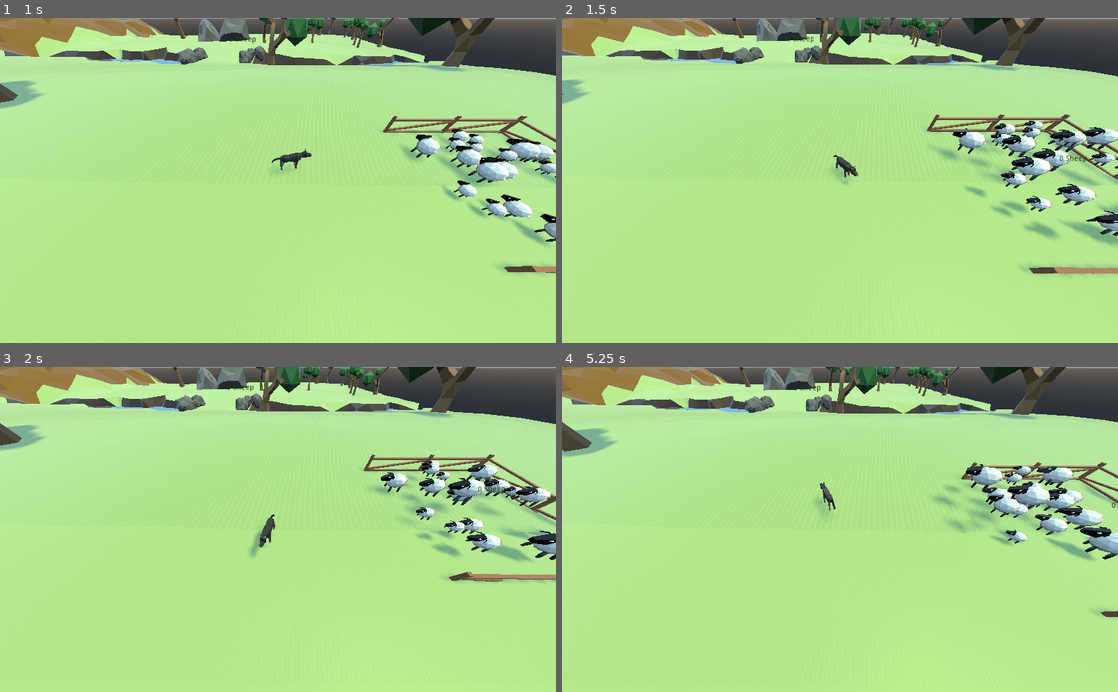
Above: before the commit, frames 1-4 (two rows, left to right).
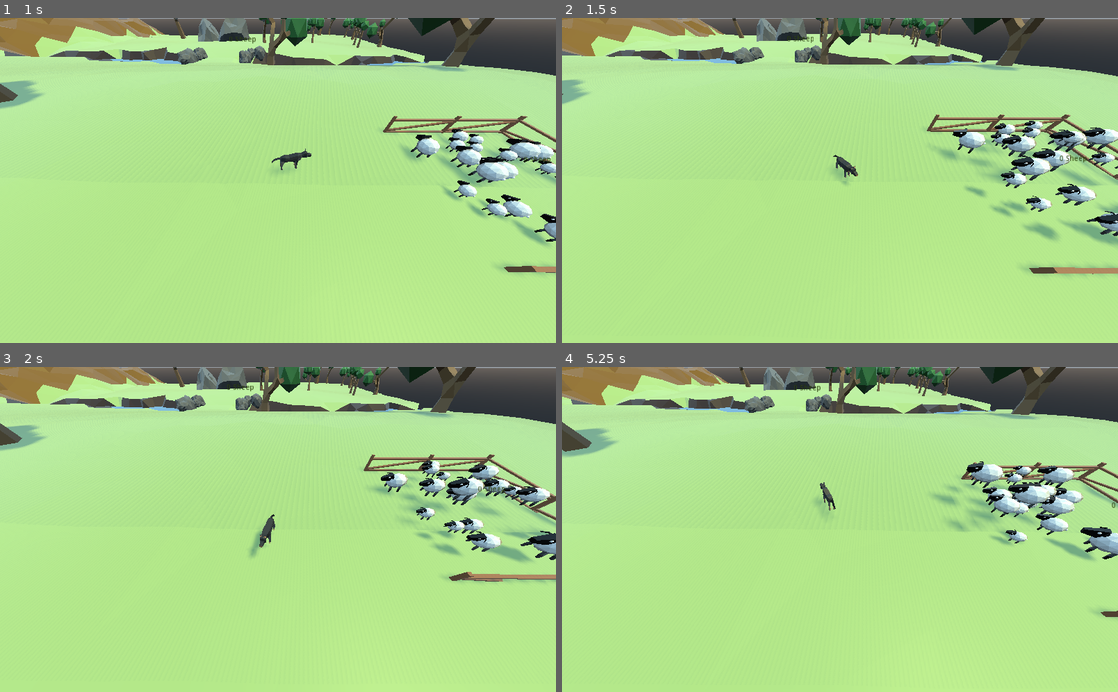
Above: after the commit, the same moments.

Repository: panic-fennecs/ideal-garbanzo
Game: Godot game, scene res://Main.tscn
The game is run twice, just before and just after one commit, with the same random seed, the same clock (stepped at 60 frames per second) and the same inputs. Sound files missing from this copy of the repository are replaced by a short silence.
Inputs (mouse positions are in pixels of both pictures, inside the frame that each line leads up to):
- Up to frame 1 (1 s): tap Enter at 0.5 s; move the mouse to (400, 164) at 0.52 s; click (400, 164) at 0.67 s
- Up to frame 2 (1.5 s): drag from (728, 196) to (812, 245) at 1.27 s
- Up to frame 3 (2 s): no input
- Up to frame 4 (5.25 s): move the mouse to (895, 458) at 2.02 s; click (895, 458) at 2.17 s; drag from (812, 594) to (673, 480) at 2.77 s; move the mouse to (1006, 578) at 3.52 s; click (1006, 578) at 3.67 s; drag from (673, 480) to (756, 448) at 4.27 s; move the mouse to (867, 529) at 5.02 s; click (867, 529) at 5.17 s

Frame 1 is identical in both runs. In frame 2, 0.2% of the frame differs, in the area x 70-100%, y 32-68%; in frame 3, 0.5%; in frame 4, 1.6%, in the area x 67-100%, y 29-59%.

Commit message:
juice jump tilt

Diff:
--- a/MoveAnimation.gd
+++ b/MoveAnimation.gd
@@ -37,7 +37,7 @@
 		velocity = force * p
 		tilt_axis = -rotated_object.global_transform.basis.z
 		tilt_angle = 0
-		tilt_speed = (randf() * 15) * sign(randf() - .5)
+		tilt_speed = (randf() * 10) * sign(randf() - .5)
 
 	translated_object.transform.origin.y = initial_height + height
 	if target_dir:
